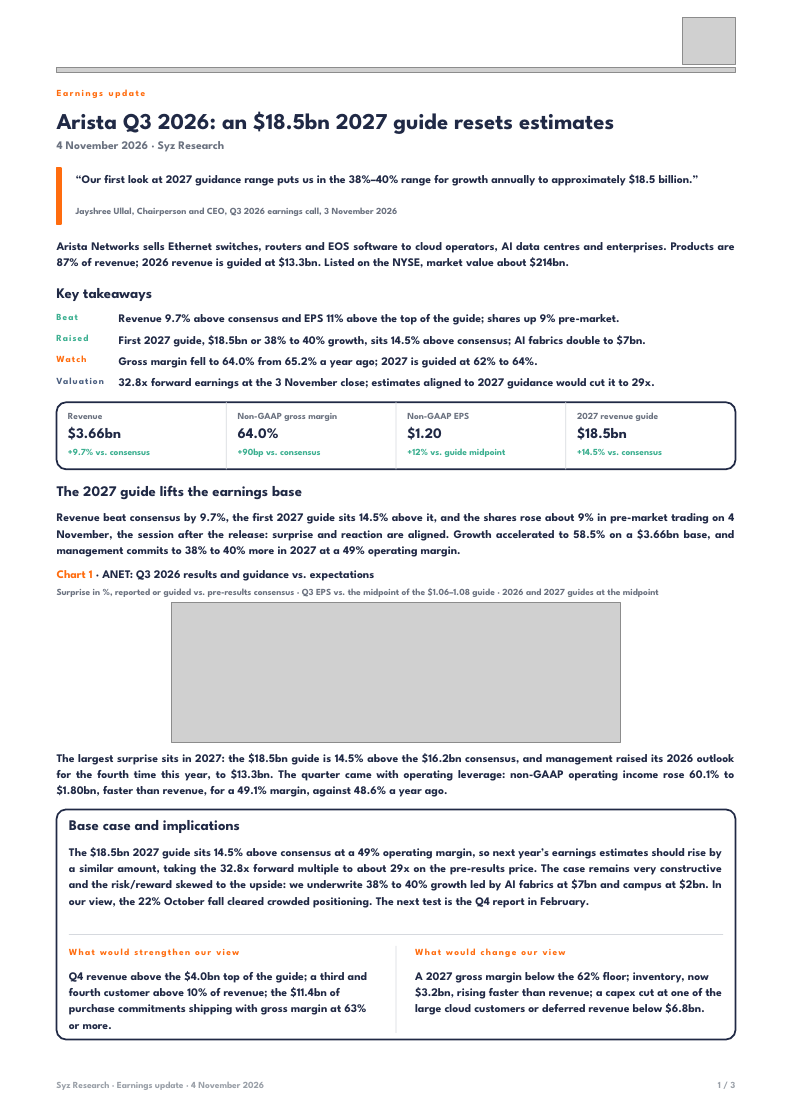
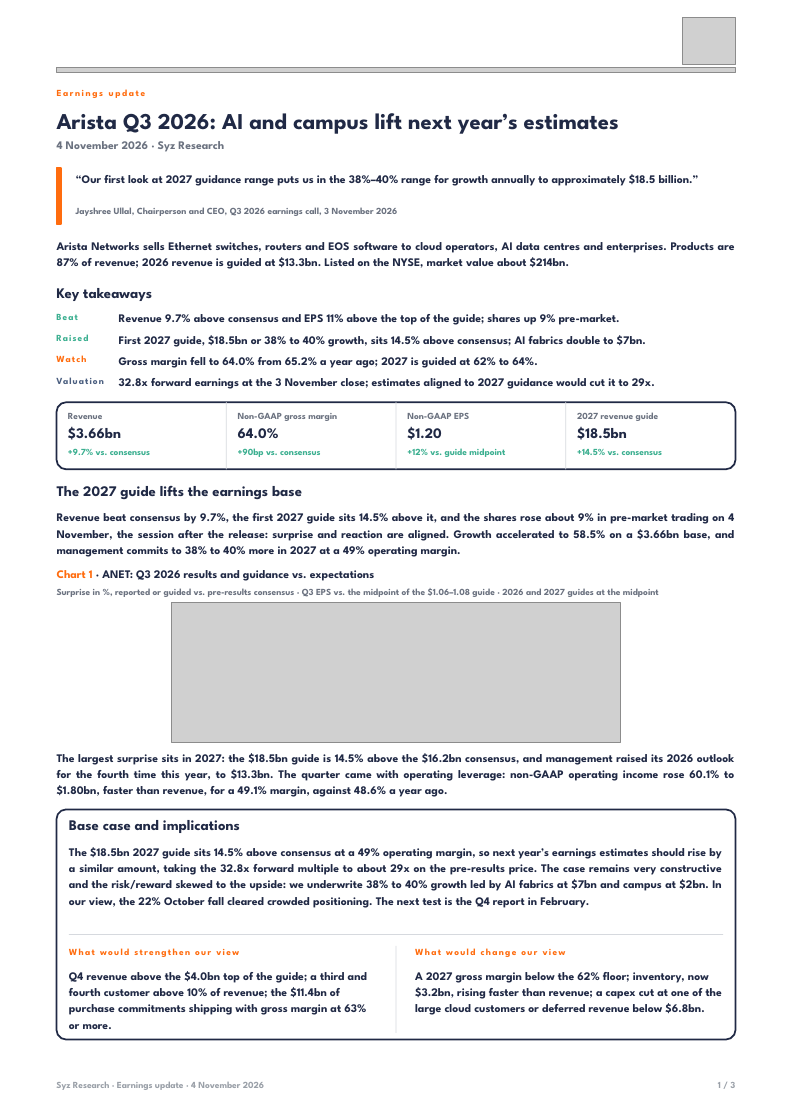
Before and after one commit to jb-db05/syz-earnings, a slide deck: slide 1 of deliveries/ANET_Q32026/Earnings_Update_ANET_Q32026.pptx. Drawn at 792x1120 pixels with LibreOffice and Linux fonts; fonts in the diff are those of the drawing; grey boxes stand for pictures. Boxes give left, top, right and bottom in pixels: in the first picture for what was removed or moved away, otherwise in the second. Text is boxed around its words. In the diff, an @@ line names an element or a change of style, - is before the commit and + after.

```diff
--- a/deliveries/ANET_Q32026/Earnings_Update_ANET_Q32026.pptx
+++ b/deliveries/ANET_Q32026/Earnings_Update_ANET_Q32026.pptx
@@ text at (57,113,619,134): text changed @@
-Arista Q3 2026: an $18.5bn 2027 guide resets estimates
+Arista Q3 2026: AI and campus lift next year’s estimates
```
Also in this commit, not shown: 3 other files.
